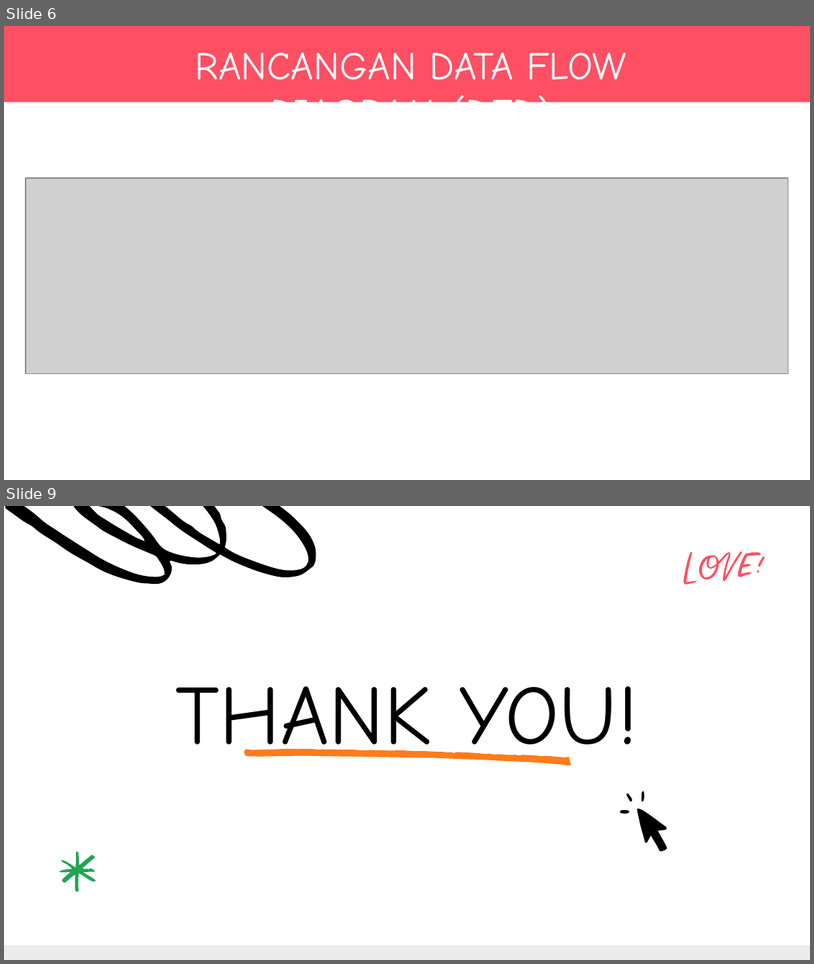
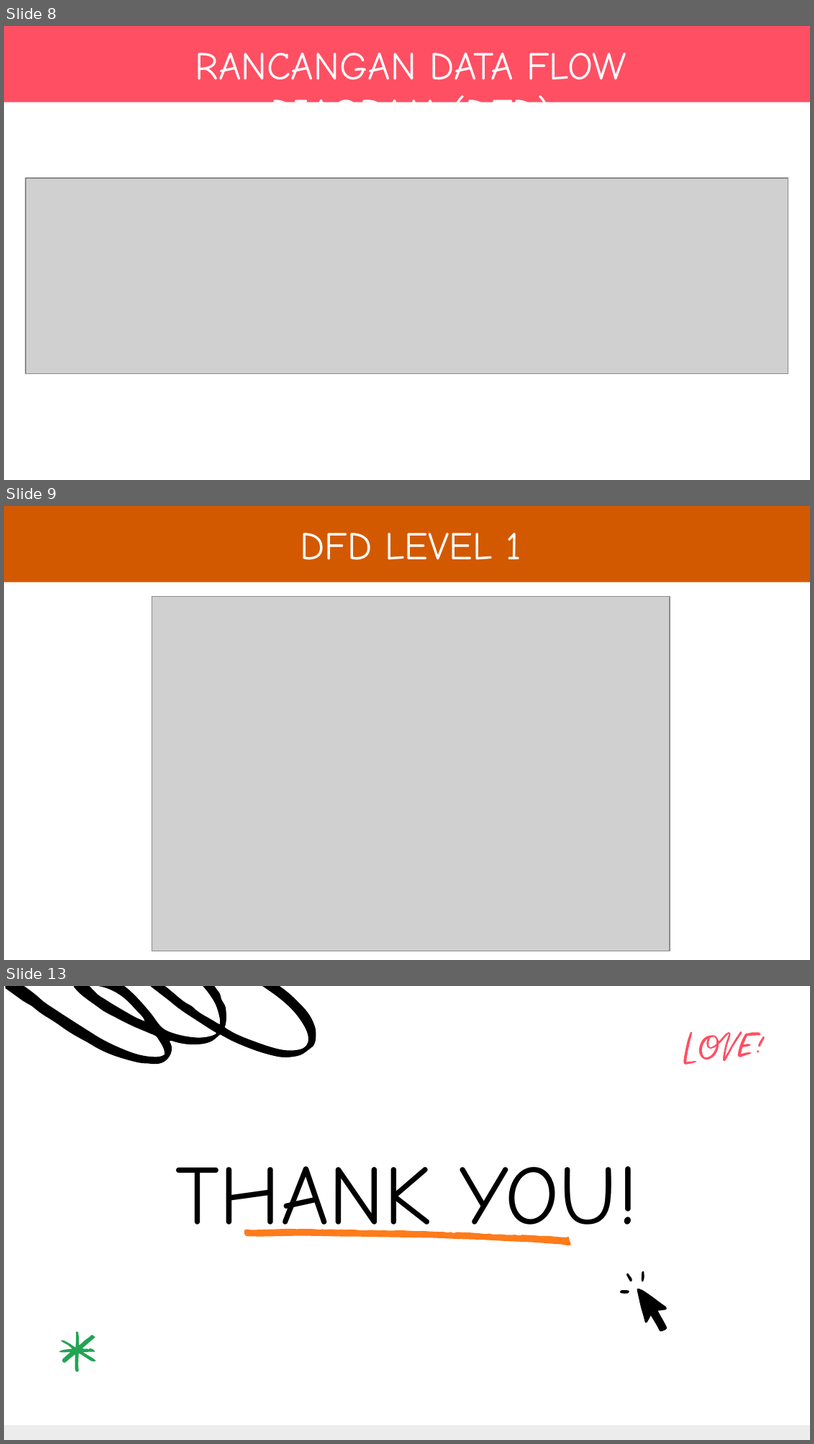
Before and after one commit to rizqillah-pnl/Laporan-Magang, a slide deck: PPT Project Magang - GeoBase.pptx. Shown one above the other, each under a label of ours: slides 6 and 9 before the commit, slides 8, 9 and 13 after it; the slides between them are not shown. The pictures are 814x964 and 814x1444 pixels, drawn with LibreOffice and Linux fonts; fonts in the diff are those of the drawing; grey boxes stand for pictures. Boxes give left, top, right and bottom in pixels: in the first picture for what was removed or moved away, otherwise in the second. Text is boxed around its words. In the diff, an @@ line names an element or a change of style, - is before the commit and + after.

```diff
--- a/PPT Project Magang - GeoBase.pptx
+++ b/PPT Project Magang - GeoBase.pptx
@@ slide 9 added at [4,506,810,960], background #FFFFFF @@
@@ rectangle added at [4,506,810,582], fill #D45900 @@
@@ text added at [300,533,522,560], 35 pt, text #FFFFFF @@
+DFD LEVEL 1
@@ picture added at [152,596,670,950] @@
@@ what was slide 6 is now slide 8 @@
@@ what was slide 9 is now slide 13 @@
```
Also in this commit, not shown: 3 slides changed, 3 other slides added, 1 other file.
